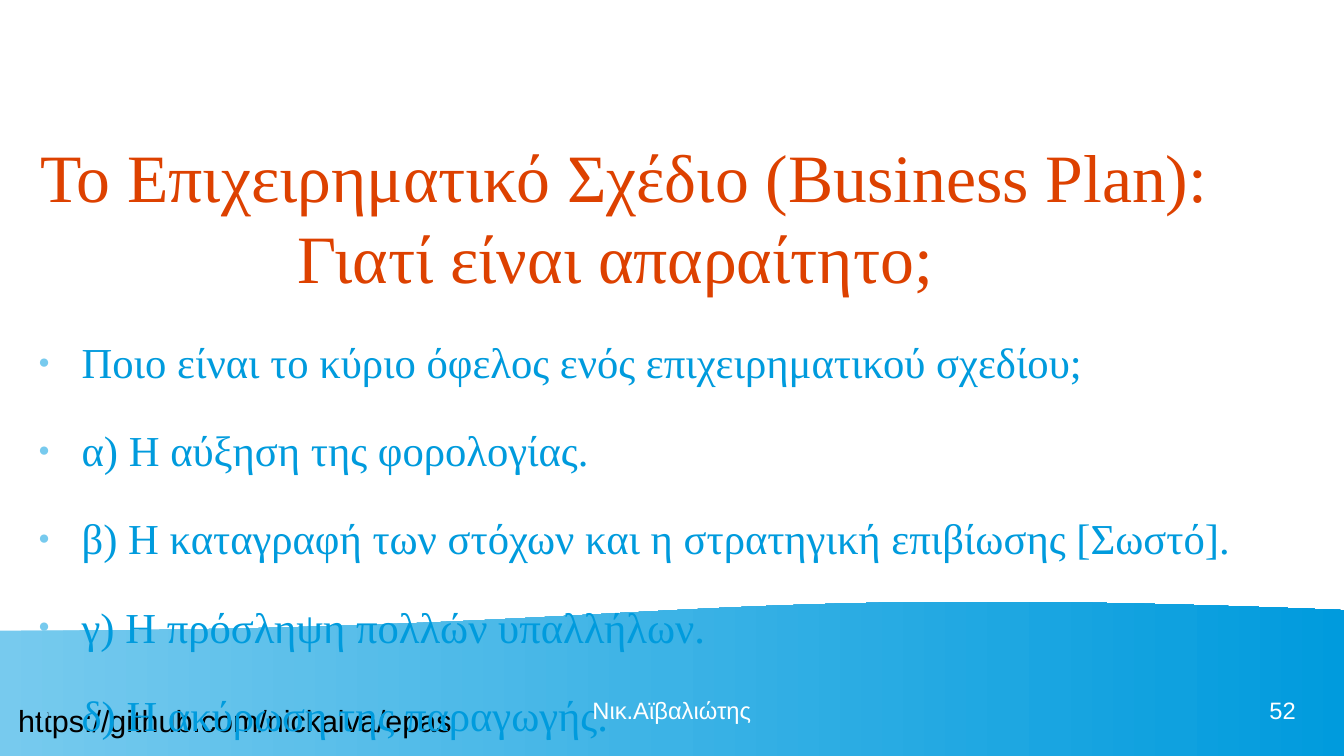
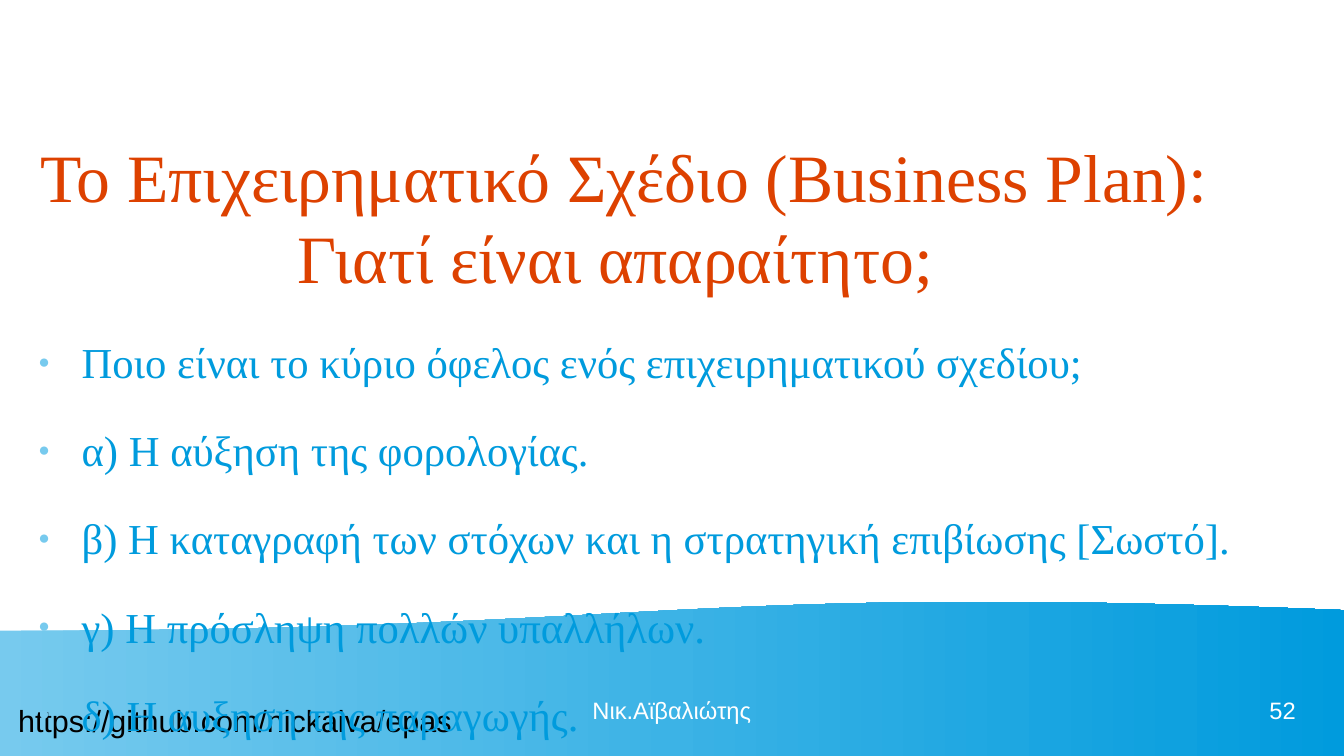
Before and after one commit to nickaiva/epas, a slide deck: slide 52 of ΠΕΡΙΒΑΛΛΟΝ ΕΡΓΑΣΙΑΣ.odp. Drawn at 1344x756 pixels with LibreOffice and Linux fonts; fonts in the diff are those of the drawing. Boxes give left, top, right and bottom in pixels: in the first picture for what was removed or moved away, otherwise in the second. Text is boxed around its words. In the diff, an @@ line names an element or a change of style, - is before the commit and + after.

```diff
--- a/ΠΕΡΙΒΑΛΛΟΝ ΕΡΓΑΣΙΑΣ.odp
+++ b/ΠΕΡΙΒΑΛΛΟΝ ΕΡΓΑΣΙΑΣ.odp
@@ text at [82, 701, 579, 739]: text changed @@
-● δ) Η ακύρωση της παραγωγής.
+● δ) Η αυξηση της παραγωγής.
```
Also in this commit, not shown: 5 other slides changed, 1 other file.
